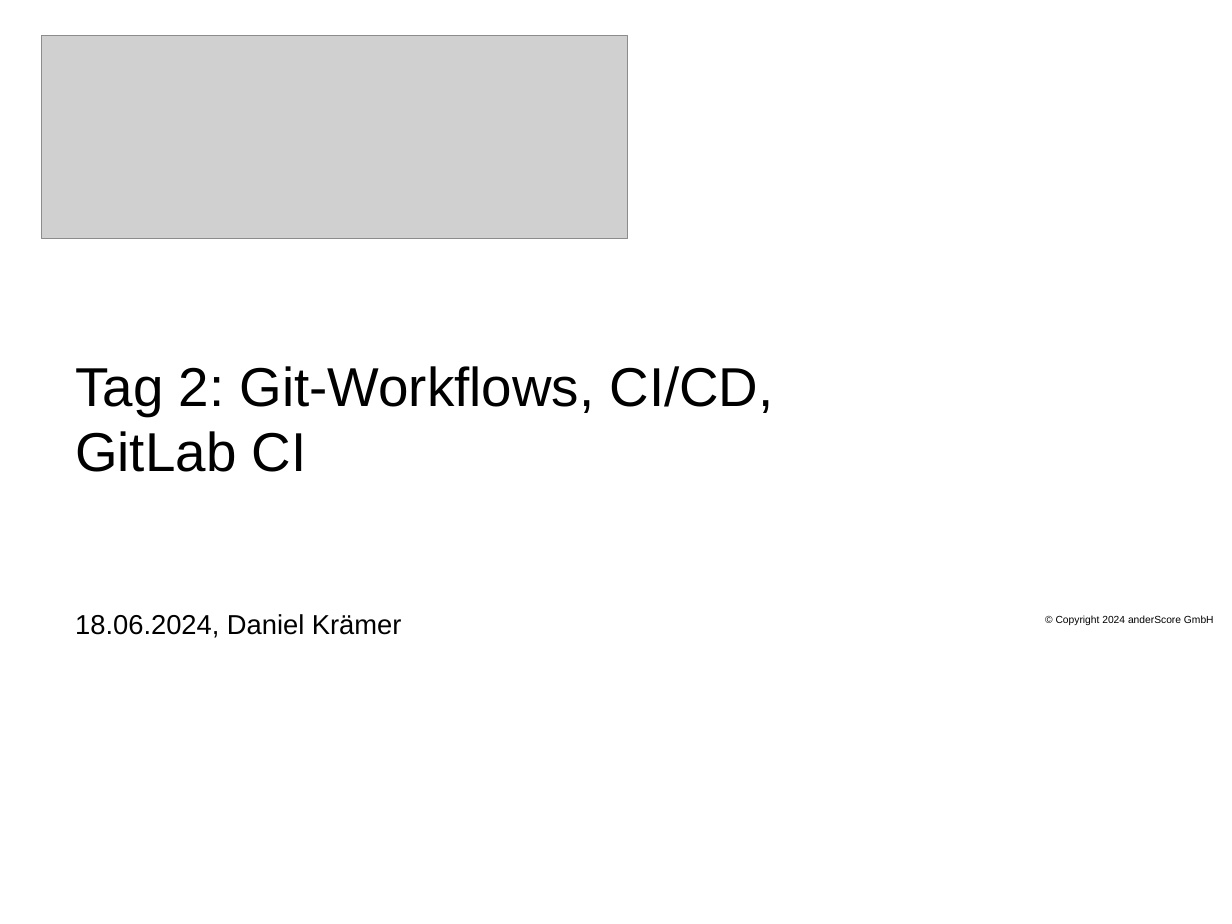
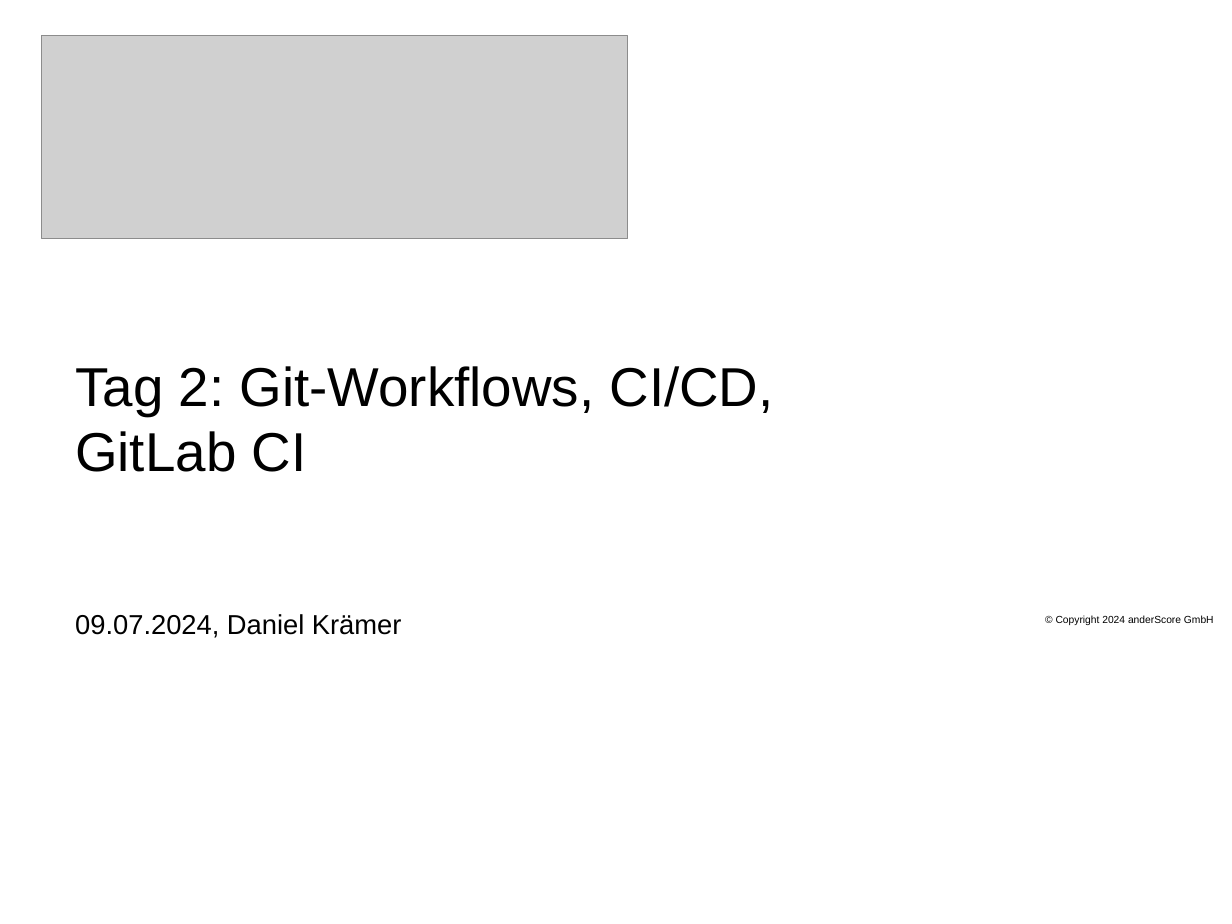
Before and after one commit to anderscore-gmbh/gitlab, a slide deck: slide 1 of slides/Tag-2_2-Gitflow-Workflow.pptx. Drawn at 1232x924 pixels with LibreOffice and Linux fonts; fonts in the diff are those of the drawing; grey boxes stand for pictures; background and template pictures are left out. Boxes give left, top, right and bottom in pixels: in the first picture for what was removed or moved away, otherwise in the second. Text is boxed around its words. In the diff, an @@ line names an element or a change of style, - is before the commit and + after.

```diff
--- a/slides/Tag-2_2-Gitflow-Workflow.pptx
+++ b/slides/Tag-2_2-Gitflow-Workflow.pptx
@@ subtitle at <box>75,614,401,638</box>: text changed @@
-18.06.2024, Daniel Krämer
+09.07.2024, Daniel Krämer
```
Also in this commit, not shown: 38 other slides changed, 13 other files.
